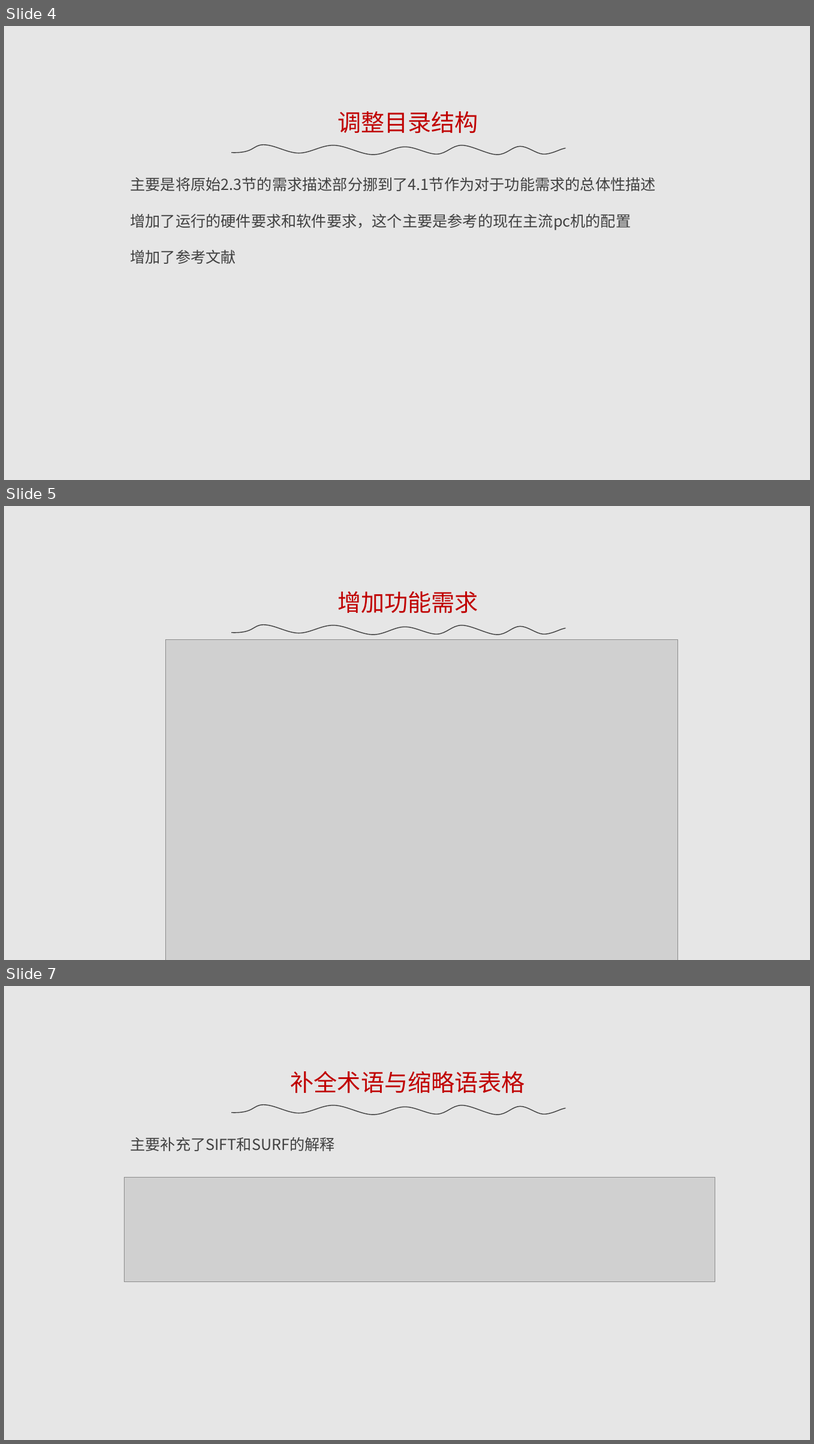
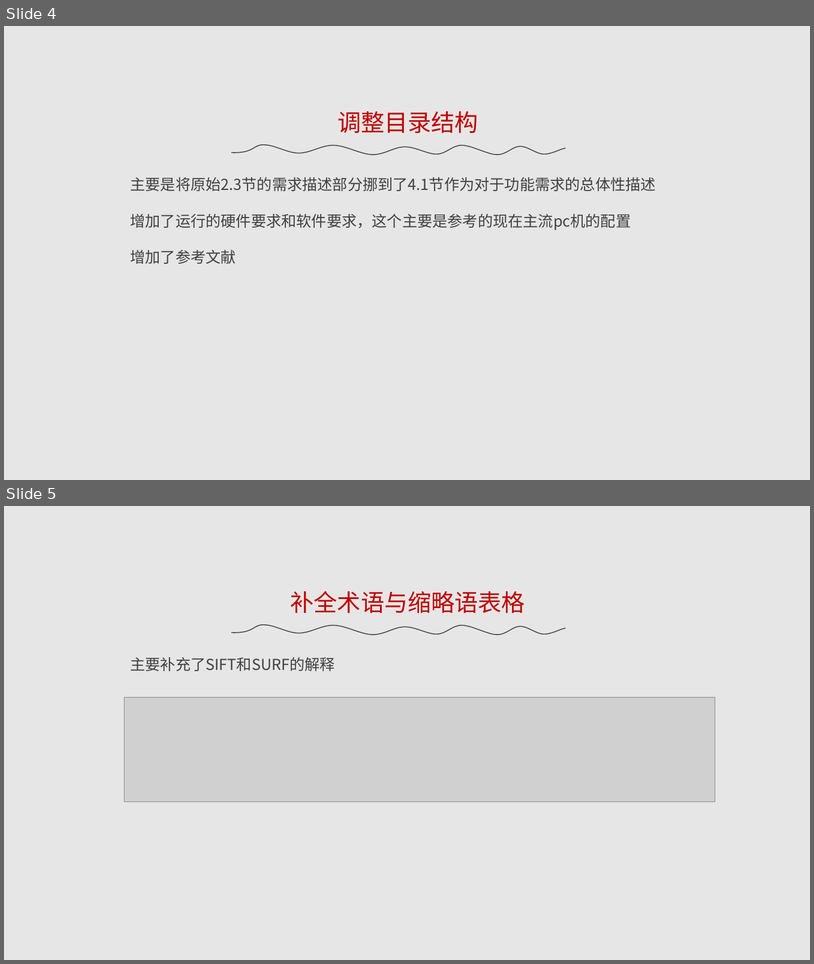
Before and after one commit to bhsei/17TeamE_Lire, a slide deck: 3.项目PPT/需求修改说明.ppt. Shown one above the other, each under a label of ours: slides 4, 5 and 7 before the commit, slides 4 and 5 after it; the slides between them are not shown. The pictures are 814x1444 and 814x964 pixels, drawn with LibreOffice and Linux fonts; fonts in the diff are those of the drawing; grey boxes stand for pictures. Boxes give left, top, right and bottom in pixels: in the first picture for what was removed or moved away, otherwise in the second. Text is boxed around its words. In the diff, an @@ line names an element or a change of style, - is before the commit and + after.

```diff
--- a/3.项目PPT/需求修改说明.ppt
+++ b/3.项目PPT/需求修改说明.ppt
@@ slide 5 removed at (4,506,810,960), background #E6E6E6 @@
@@ text removed at (338,591,479,613) @@
-增加功能需求
@@ freeform shape removed at (231,624,566,634) @@
@@ picture removed at (166,640,678,960) @@
@@ what was slide 7 is now slide 5 @@
```
Also in this commit, not shown: 5 slides changed, 3 other slides removed, 8 other files.
